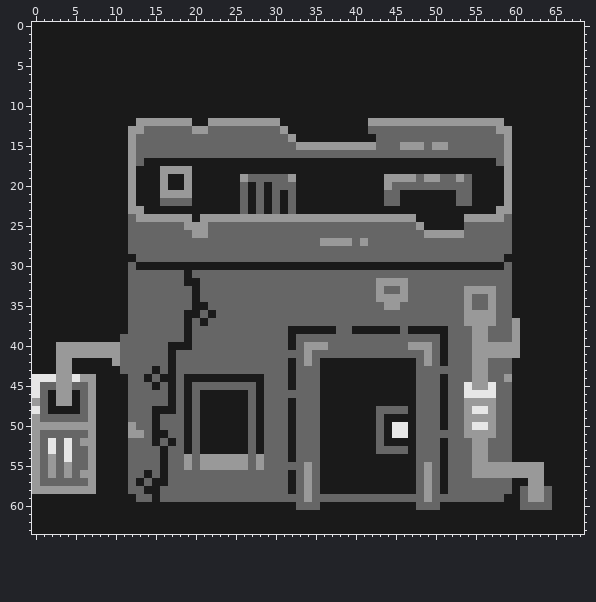
One commit to this pixel-art file: W2/House.aseprite. The first picture shows the starting point.
69x64 pixels, 1 frame.
Once edited:
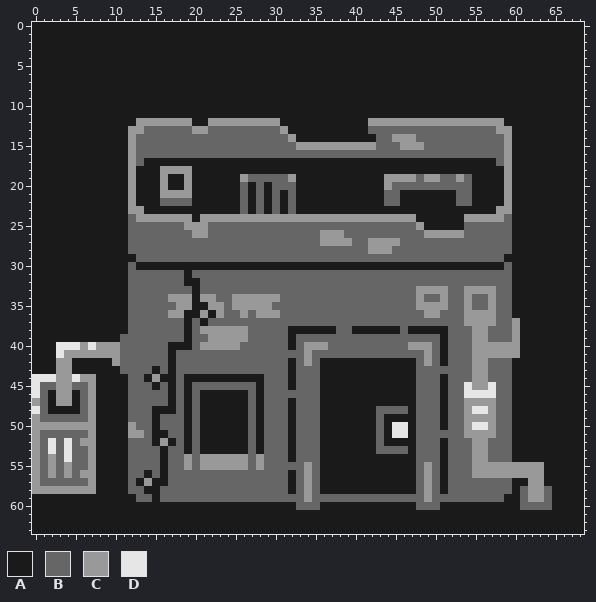
Palette (. is transparent): A #1a1a1a  B #666666  C #999999  D #e6e6e6
Diff:
--- layers "House Details", "Roof"
@@ x 43..53 @@
 13 BBBBBBBBBBB
-14 BBBBBBBBBBB
-15 BBBCCCBCCBB
+14 BBCCCBBBBBB
+15 BBBCCCBBBBB
 16 BBBBBBBBBBB
@@ x 34..47 @@
 25 BBBBBBBBBBBBBB
-26 BBBBBBBBBBBBBB
-27 BBCCCCBCBBBBBB
-28 BBBBBBBBBBBBBB
+26 BBCCCBBBBBBBBB
+27 BBCCCCBBCCCCBB
+28 BBBBBBBBCCCBBB
 29 BBBBBBBBBBBBBB
@@ x 0..68 @@
 31 AAAAAAAAAAAABBBBBBBABBBBBBBBBBBBBBBBBBBBBBBBBBBBBBBBBBBBBBBBAAAAAAAAA
-32 AAAAAAAAAAAABBBBBBBAABBBBBBBBBBBBBBBBBBBBBBCCCCBBBBBBBBBBBBBAAAAAAAAA
-33 AAAAAAAAAAAABBBBBBBBABBBBBBBBBBBBBBBBBBBBBBCBBCBBBBBBBCCCCBBAAAAAAAAA
-34 AAAAAAAAAAAABBBBBBBBABBBBBBBBBBBBBBBBBBBBBBCCCCBBBBBBBCBBCBBAAAAAAAAA
-35 AAAAAAAAAAAABBBBBBBBAABBBBBBBBBBBBBBBBBBBBBBCCBBBBBBBBCBBCBBAAAAAAAAA
-36 AAAAAAAAAAAABBBBBBBAABABBBBBBBBBBBBBBBBBBBBBBBBBBBBBBBCCCCBBAAAAAAAAA
+32 AAAAAAAAAAAABBBBBBBAABBBBBBBBBBBBBBBBBBBBBBBBBBBBBBBBBBBBBBBAAAAAAAAA
+33 AAAAAAAAAAAABBBBBBBBABBBBBBBBBBBBBBBBBBBBBBBBBBBCCCCBBCCCCBBAAAAAAAAA
+34 AAAAAAAAAAAABBBBBCCCACCBBCCCCCCBBBBBBBBBBBBBBBBBCBBCBBCBBCBBAAAAAAAAA
+35 AAAAAAAAAAAABBBBBBCCAACCBCCCCCBBBBBBBBBBBBBBBBBBCCCCBBCBBCBBAAAAAAAAA
+36 AAAAAAAAAAAABBBBBCCAACACBBCBCCCBBBBBBBBBBBBBBBBBBCCBBBCCCCBBAAAAAAAAA
 37 AAAAAAAAAAAABBBBBBBABABBBBBBBBBBBBBBBBBBBBBBBBBBBBBBBBCCCCBBCAAAAAAAA
-38 AAAAAAAAAAAABBBBBBBABBBBBBBBBBBBAAAAAABBAAAAAABAAAAABBBCCBBBCAAAAAAAA
-39 AAAAAAAAAAABBBBBBBBABBBBBBBBBBBBABBBBBBBBBBBBBBBBBBABBBCCBBBCAAAAAAAA
-40 AAACCCCCCCCBBBBBBAAABBBBBBBBBBBBABCCCBBBBBBBBBBCCCBABBBCCCCCCAAAAAAAA
-41 AAACCCCCCCCBBBBBBABBBBBBBBBBBBBBBBCBBBBBBBBBBBBBBCBABBBCCCCCCAAAAAAAA
+38 AAAAAAAAAAAABBBBBBBABCCCCCCBBBBBAAAAAABBAAAAAABAAAAABBBCCBBBCAAAAAAAA
+39 AAAAAAAAAAABBBBBBBBABBCCCCCBBBBBABBBBBBBBBBBBBBBBBBABBBCCBBBCAAAAAAAA
+40 AAADDDCDCCCBBBBBBAAABCCCCCBBBBBBABCCCBBBBBBBBBBCCCBABBBCCCCCCAAAAAAAA
+41 AAADCCCCCCCBBBBBBABBBBBBBBBBBBBBBBCBBBBBBBBBBBBBBCBABBBCCCCCCAAAAAAAA
 42 AAACCAAAAACBBBBBBABBBBBBBBBBBBBBABCBAAAAAAAAAAAABCBABBBCCBBBAAAAAAAAA
 43 AAACCAAAAAABBBBABABBBBBBBBBBBBBBABBBAAAAAAAAAAAABBBBBBBCCBBBAAAAAAAAA
-44 DDDCCDCCAAAABBABAABAAAAAAAAAABBBABBBAAAAAAAAAAAABBBABBBCCBBCAAAAAAAAA
+44 DDDCCDCCAAAABBACAABAAAAAAAAAABBBABBBAAAAAAAAAAAABBBABBBCCBBBAAAAAAAAA
 45 DBBCCBBCAAAABBBABABABBBBBBBBABBBABBBAAAAAAAAAAAABBBABBDCCDBBAAAAAAAAA
@@ x 14..18 @@
 51 BAABB
-52 BABAB
+52 BACAB
 53 BBABB
@@ x 12..16 @@
 56 BBABA
-57 BABAA
+57 BACAA
 58 BBAAB
Boxes around the changes in both pictures, in picture pixels (x1, y1, x2, y2):
changed: (392, 134, 448, 150)
changed: (320, 230, 448, 318)
changed: (168, 294, 280, 350)
changed: (56, 342, 96, 358)
changed: (152, 374, 160, 382)
changed: (504, 374, 512, 382)
changed: (160, 438, 168, 446)
changed: (144, 478, 152, 486)
